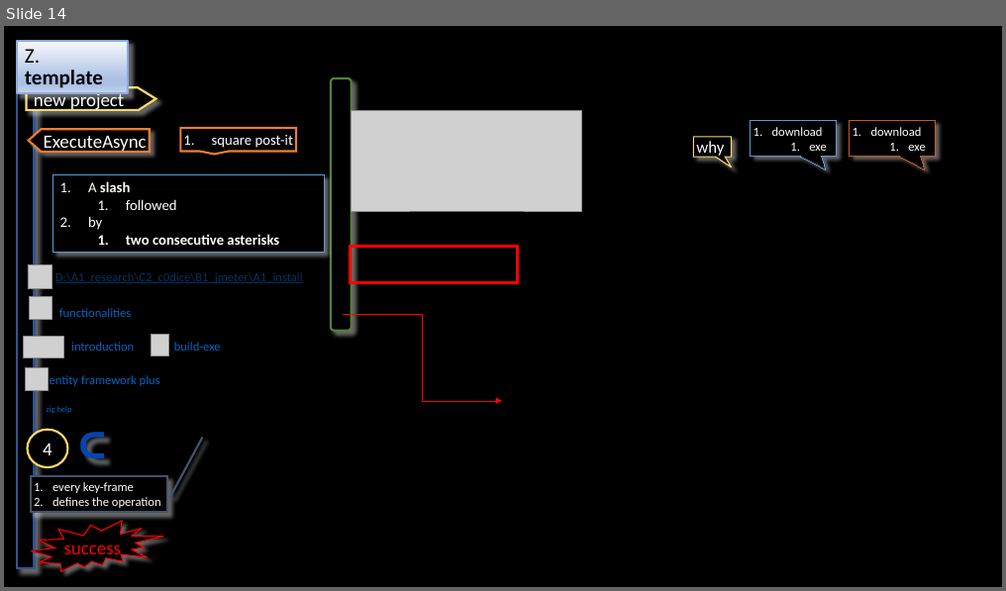
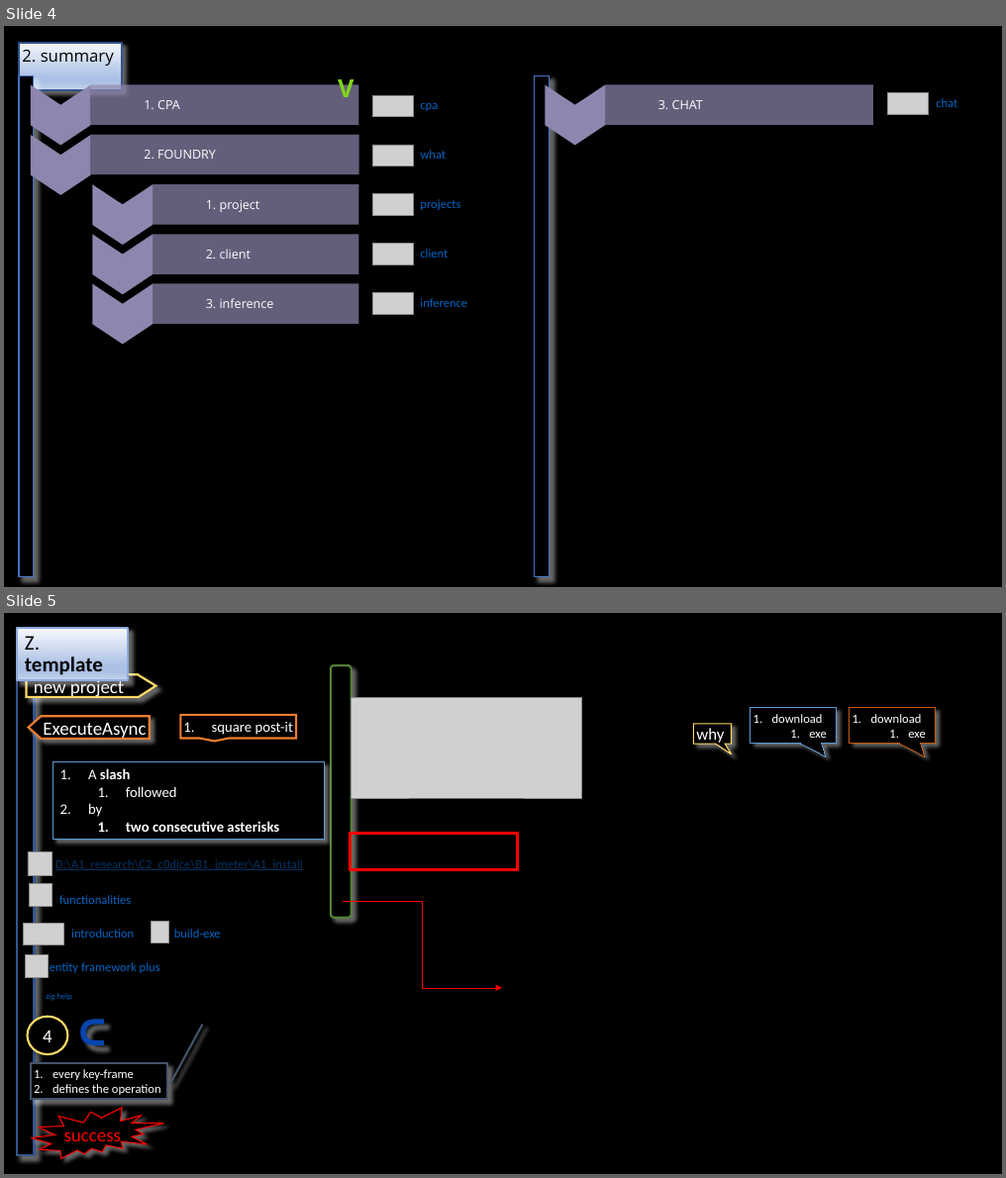
Before and after one commit to 1010836/portfolio, a slide deck: foundry/foundry.odp. Shown one above the other, each under a label of ours: slide 14 before the commit, slides 4 and 5 after it. The pictures are 1006x591 and 1006x1178 pixels, drawn with LibreOffice and Linux fonts; fonts in the diff are those of the drawing; grey boxes stand for pictures; background and template pictures are left out. Boxes give left, top, right and bottom in pixels: in the first picture for what was removed or moved away, otherwise in the second. Text is boxed around its words. In the diff, an @@ line names an element or a change of style, - is before the commit and + after.

Commit message:
feat: foundry

```diff
--- a/foundry/foundry.odp
+++ b/foundry/foundry.odp
@@ slide 4 added at (4, 26, 1002, 587), background #000000 @@
@@ title added at (19, 43, 122, 66), fill gradient #F6F8FC to #ABC0E4 to #C7D5ED, outline #325490 2.01 pt, 16 pt, text #000000 @@
+2. summary
@@ rectangle added at (19, 76, 34, 577), fill #000000, outline #4472C4 1.42 pt @@
@@ text added at (338, 75, 353, 104), 24 pt, text #81D41A, bold @@
+V
@@ rectangle added at (535, 76, 549, 577), fill #000000, outline #4472C4 1.42 pt @@
@@ freeform shape added at (30, 85, 91, 146), fill #8E86AE @@
@@ rounded rectangle added at (91, 85, 358, 126), fill #8E86AE at 70% opacity, 12 pt, text #FFFFFF @@
+1. CPA
@@ picture added at (372, 95, 413, 117) @@
@@ text added at (420, 103, 438, 111), 12 pt, text #0563C1 @@
+cpa
@@ freeform shape added at (546, 85, 606, 146), fill #8E86AE @@
@@ rounded rectangle added at (605, 85, 873, 126), fill #8E86AE at 70% opacity, 12 pt, text #FFFFFF @@
+3. CHAT
@@ picture added at (888, 92, 929, 114) @@
@@ text added at (936, 98, 957, 107), 12 pt, text #0563C1 @@
+chat
@@ freeform shape added at (30, 135, 91, 195), fill #8E86AE @@
@@ rounded rectangle added at (91, 135, 358, 174), fill #8E86AE at 70% opacity, 12 pt, text #FFFFFF @@
+2. FOUNDRY
@@ picture added at (372, 145, 413, 167) @@
@@ text added at (420, 150, 446, 159), 12 pt, text #0563C1 @@
+what
@@ freeform shape added at (92, 184, 152, 246), fill #8E86AE @@
@@ rounded rectangle added at (152, 184, 359, 225), fill #8E86AE at 70% opacity, 12 pt, text #FFFFFF @@
+1. project
@@ picture added at (372, 194, 413, 216) @@
@@ text added at (420, 199, 460, 210), 12 pt, text #0563C1 @@
+projects
@@ freeform shape added at (92, 234, 152, 294), fill #8E86AE @@
@@ rounded rectangle added at (152, 234, 359, 274), fill #8E86AE at 70% opacity, 12 pt, text #FFFFFF @@
+2. client
@@ picture added at (372, 244, 413, 266) @@
@@ text added at (420, 249, 448, 258), 12 pt, text #0563C1 @@
+client
@@ freeform shape added at (92, 284, 152, 345), fill #8E86AE @@
@@ rounded rectangle added at (152, 284, 359, 325), fill #8E86AE at 70% opacity, 12 pt, text #FFFFFF @@
+3. inference
@@ picture added at (372, 292, 413, 314) @@
@@ text added at (420, 298, 467, 307), 12 pt, text #0563C1 @@
+inference
@@ what was slide 14 is now slide 5 @@
```
Also in this commit, not shown: 3 slides changed, 10 slides removed, 1 other file.
